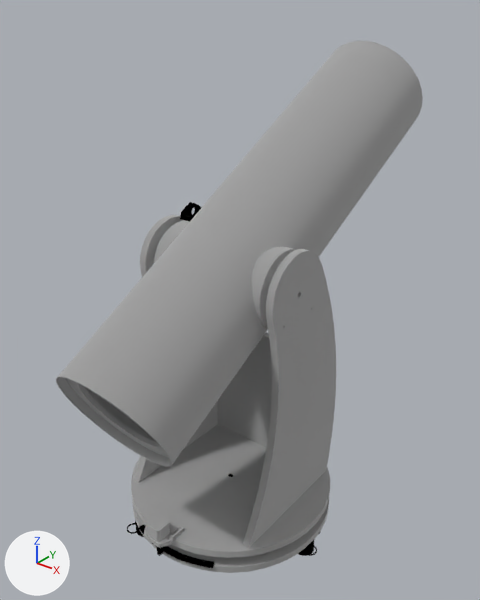
Renders of the glTF model mechanical/teleskop.glb from each side of a commit.
The view is the same before and after, from a 50 mm lens placed at (0.876, -1.063, 1.451), pointed at (-0.039, 0.081, 0.741). The lights are fixed; the arrows at lower left show +X, +Y and +Z. Where no turn or scale is listed for an object, it has been applied to the vertices. Vertices at the same position are counted once.

The older version as bpy lines, for what is in view:
```python
me_nema17 = bpy.data.meshes.new('nema17')
me_nema17.from_pydata(...)  # 484 vertices, 964 faces; spans x -0.0213..0.0213, y -0.0213..0.0213, z -0.064..0.0
me_nema17.materials.append(mat_mat_0)  # light grey #cccccc
me_plyta_boczna_001 = bpy.data.meshes.new('plyta-boczna.001')
me_plyta_boczna_001.from_pydata(...)  # 244 vertices, 496 faces; spans x -0.009..0.009, y -0.17..0.192, z 0.0..0.675
me_plyta_boczna_001.materials.append(mat_mat_0)  # light grey #cccccc
me_wieniec = bpy.data.meshes.new('wieniec')
me_wieniec.from_pydata(...)  # 948 vertices, 1912 faces; spans x -0.023..0.188, y 0.176..0.265, z 0.0..0.006
me_wieniec.materials.append(mat_mat_1)  # black #000000
ob_nema17 = bpy.data.objects.new('nema17', me_nema17)
ob_nema17.location = (0.0, -0.272, 0.314)
ob_plyta_boczna001 = bpy.data.objects.new('plyta-boczna001', me_plyta_boczna_001)
ob_plyta_boczna001.parent = ob_zawieszenie_gora
ob_plyta_boczna001.location = (-0.29, -0.002, 0.213)
ob_tubus_kpl = bpy.data.objects.new('tubus-kpl', None)
ob_tubus_kpl.parent = ob_teleskop
ob_tubus_kpl.location = (0.0231, -0.479, 0.597)
ob_tubus_kpl.rotation_euler = (1.082, 0.0, -3.13)  # degrees (62, 0, -179)
ob_wieniec = bpy.data.objects.new('wieniec', me_wieniec)
ob_wieniec.parent = ob_zawieszenie_dol
ob_wieniec.location = (0.0, 0.0, 0.022)
ob_wieniec.rotation_euler = (3.142, 0.0, -0.262)  # degrees (180, 0, -15)
ob_zawieszenie_gora = bpy.data.objects.new('zawieszenie-gora', None)
ob_zawieszenie_gora.parent = ob_teleskop
ob_zawieszenie_gora.location = (0.107, 0.0013, 0.058)
ob_zawieszenie_gora.rotation_euler = (0.0, 0.0, 0.0117)  # degrees (0, 0, 0.7)
# also in view: 'plyta-boczna' at (0.175, 0.011, 0.608); 'plyta-okr-gora' at (-0.003, -0.002, 0.262); 'tubus' at (-0.002, 0.122, 0.917); 'plyta-tylna' at (-0.005, 0.157, 0.461); 'plyta-okr-dol' at (-0.003, -0.002, 0.214)
```
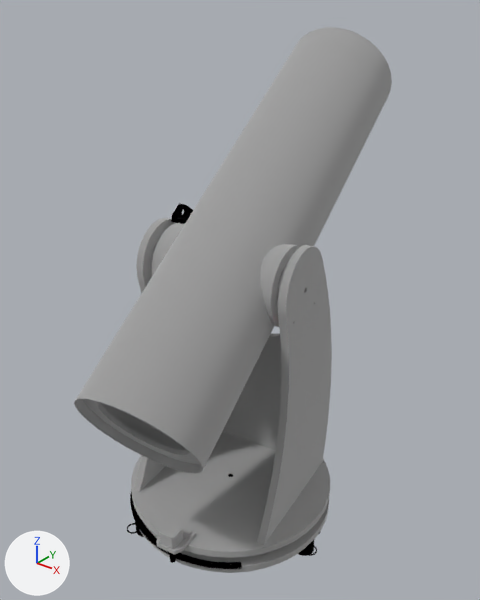
ob_zawieszenie_gora is not drawn itself; it is the parent of ob_plyta_okr_gora, ob_plyta_tylna, ob_plyta_boczna, ob_plyta_boczna001, ob_krokowiec_dol, ob_przekladnia, ob_tulejka_sruby001, ob_piasta_lozyska2.
ob_tubus_kpl is not drawn itself; it is the parent of ob_tubus, ob_wieniec_rury.

Where the newer file only moved an object's origin or applied its transform, the numbers keep the older frame.

Location of each change, (x1, y1, x2, y2) in pixels of the pictures (480 x 600 px):
'tubus', moved, turned
    before: (56, 41, 423, 467)
    after: (74, 27, 392, 474)
'plyta-boczna', moved, turned
    before: (242, 249, 336, 548)
    after: (257, 245, 332, 545)
'plyta-okr-gora', moved, turned
    before: (131, 424, 330, 558)
    after: (131, 431, 330, 558)
'plyta-tylna', moved, turned
    before: (217, 332, 272, 448)
    after: (223, 333, 282, 450)
'plyta-boczna001', moved, turned
    before: (134, 215, 218, 483)
    after: (134, 218, 175, 492)
'nema17', mesh turned
    before: (146, 514, 170, 542)
    after: (159, 521, 183, 550)
'krokowiec-dol', moved, turned
    before: (144, 515, 183, 548)
    after: (157, 521, 196, 555)
'wieniec', moved, turned
    before: (139, 524, 214, 568)
    after: (130, 491, 157, 544)
'wieniec002', added (black)
    after: (153, 540, 241, 569)
'wieniec-rury', moved, turned
    before: (180, 202, 202, 222)
    after: (171, 203, 193, 224)
'tulejka-sruby001', moved, turned
    both: (228, 474, 233, 477)

What the commit changed:
me_nema17 has 484 vertices, 964 faces and spans x -0.0213..0.0213, y -0.0213..0.0213, z -0.064..0.0.
me_nema17 is used by ob_nema17; location (0.0, -0.272, 0.314).
me_nema17 part 1: the whole mesh is turned 8.3 degrees about the z axis through its middle, then moved by (0.039, 0.0033, 0.0).
Mesh me_wieniec_002 is new.
It has 944 vertices, 1904 faces and spans x -0.027..0.185, y -0.265..-0.178, z -0.006..0.0.
It uses material mat_mat_1 (black #000000).
In object 'wieniec' (ob_wieniec), parent goes from ob_zawieszenie_dol to ob_wieniec003.
Object 'wieniec' (ob_wieniec) moves from (0.0, 0.0, 0.022) to (0.0, 0.0, 0.0).
Object 'wieniec' (ob_wieniec) turns from (180, 0, -15) to (0, 0, 36) degrees about x, y and z.
Object 'zawieszenie-gora' (ob_zawieszenie_gora) moves from (0.107, 0.0013, 0.058) to (0.106, 0.0173, 0.058).
Object 'zawieszenie-gora' (ob_zawieszenie_gora) turns from (0, 0, 0.7) to (0, 0, 9) degrees about x, y and z.
Object 'tubus-kpl' (ob_tubus_kpl) moves from (0.0231, -0.479, 0.597) to (0.0895, -0.456, 0.57).
Object 'tubus-kpl' (ob_tubus_kpl) turns from (62, 0, -179) to (59, 0, -171) degrees about x, y and z.
Object 'wieniec003' (ob_wieniec003) is new.
Its parent is ob_zawieszenie_dol.
Its location is (0.0, 0.0, 0.022).
Its rotation in degrees is (180, 0, -15).
Object 'wieniec002' (ob_wieniec002) is new; it shows me_wieniec_002.
Its location is (-0.004, -0.002, 0.227).
